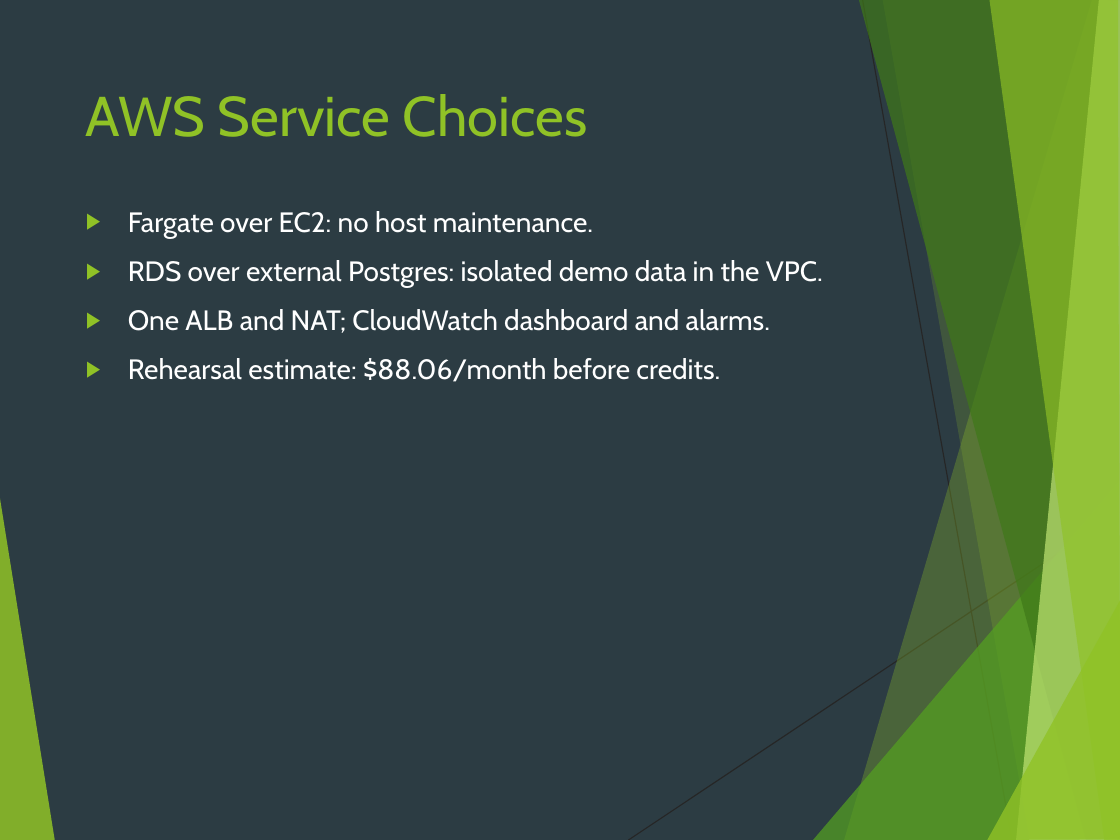
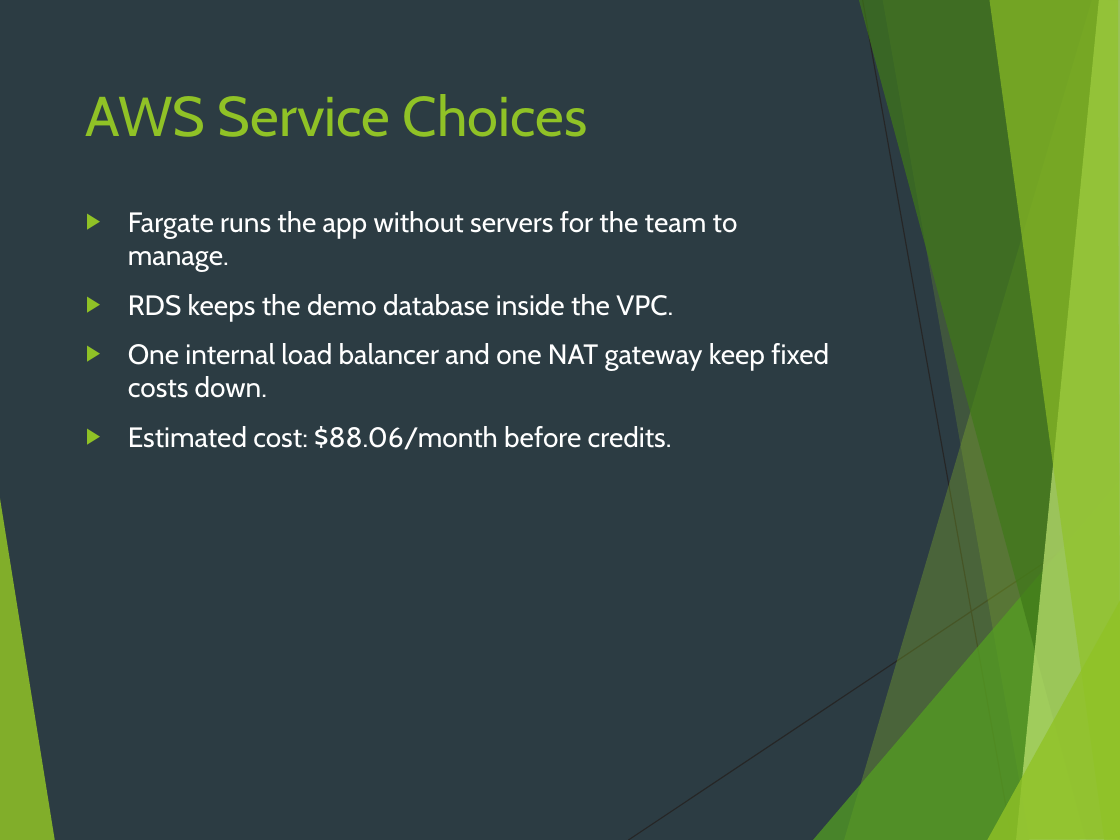
Before and after one commit to venkatasai-kadamati/paylink, a slide deck: slide 13 of cloud_project/artifacts/submission/PayLink_Cloud_Presentation.pptx. Drawn at 1120x840 pixels with LibreOffice and Linux fonts; fonts in the diff are those of the drawing. Boxes give left, top, right and bottom in pixels: in the first picture for what was removed or moved away, otherwise in the second. Text is boxed around its words. In the diff, an @@ line names an element or a change of style, - is before the commit and + after.

```diff
--- a/cloud_project/artifacts/submission/PayLink_Cloud_Presentation.pptx
+++ b/cloud_project/artifacts/submission/PayLink_Cloud_Presentation.pptx
@@ text at bbox=[128, 211, 829, 450]: text changed @@
-▶ Fargate over EC2: no host maintenance.
-▶ RDS over external Postgres: isolated demo data in the VPC.
-▶ One ALB and NAT; CloudWatch dashboard and alarms.
-▶ Rehearsal estimate: $88.06/month before credits.
+▶ Fargate runs the app without servers for the team to manage.
+▶ RDS keeps the demo database inside the VPC.
+▶ One internal load balancer and one NAT gateway keep fixed costs down.
+▶ Estimated cost: $88.06/month before credits.
```
Also in this commit, not shown: 6 other slides changed, 4 other files.
